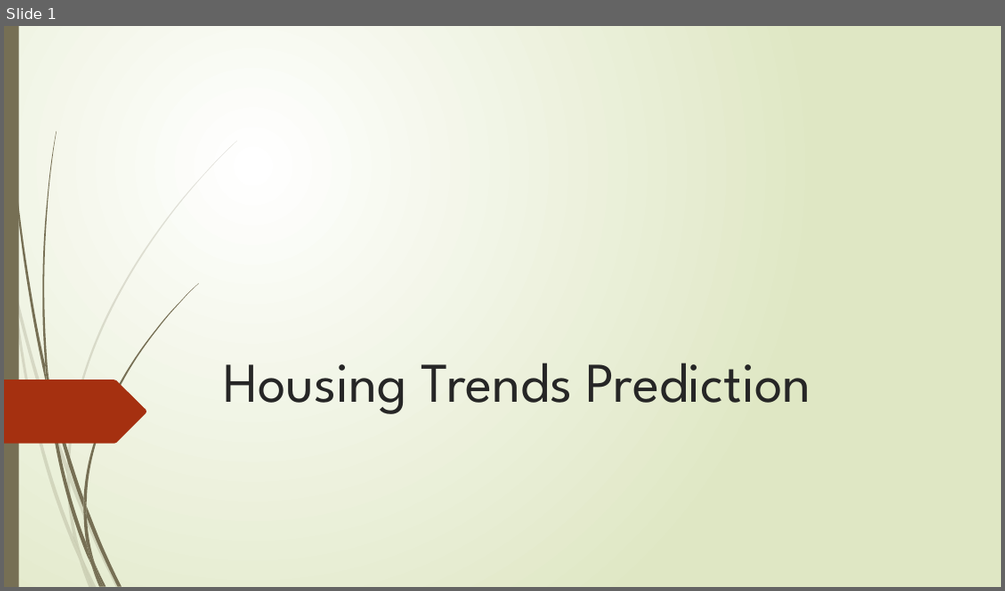
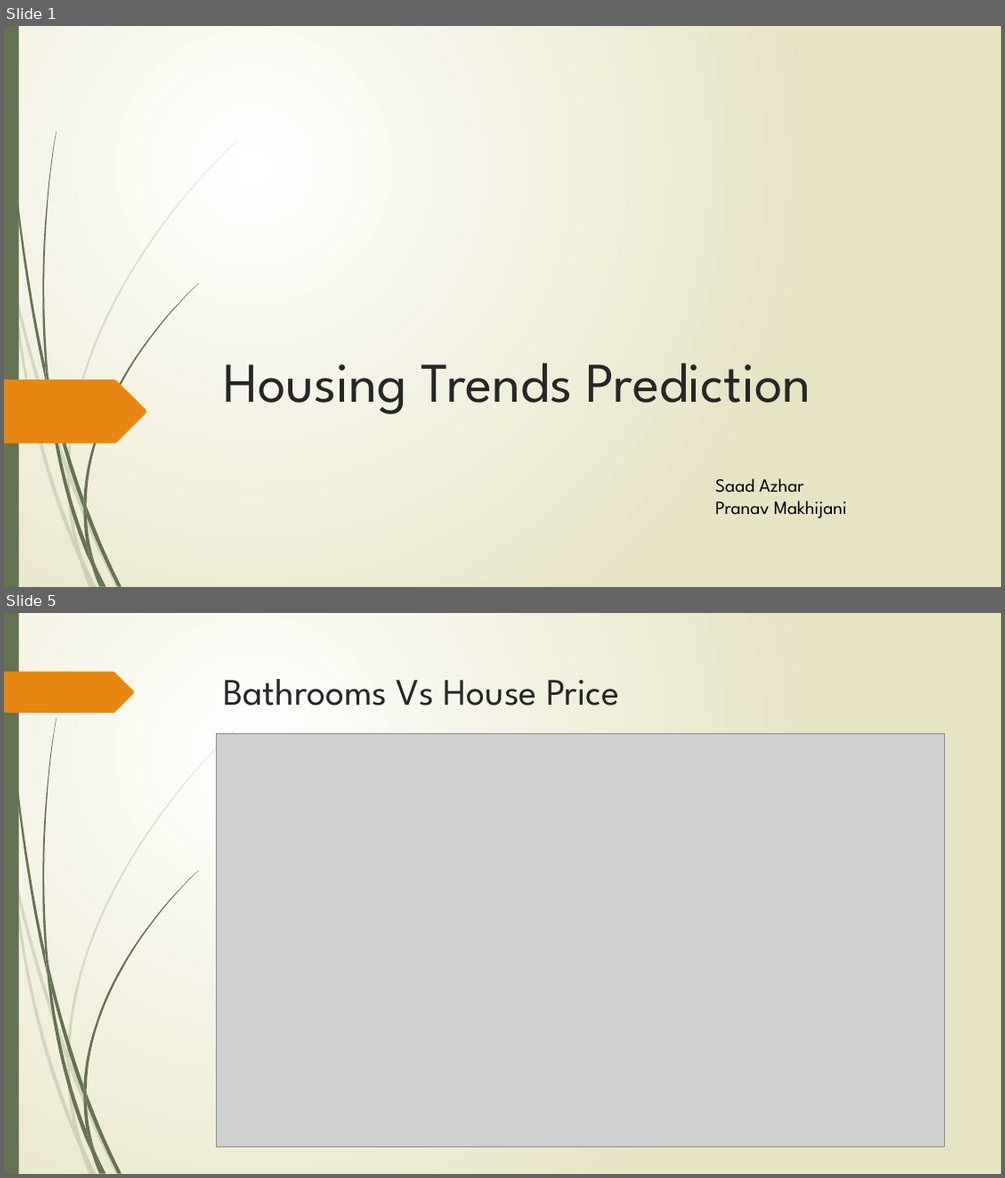
Before and after one commit to saadazhar1/Housing-Trends-Price-Prediction, a slide deck: Housing Trends Prediction.pptx. Shown one above the other, each under a label of ours: slide 1 before the commit, slides 1 and 5 after it; the slides between them are not shown. The pictures are 1005x591 and 1005x1178 pixels, drawn with LibreOffice and Linux fonts; fonts in the diff are those of the drawing; grey boxes stand for pictures. Boxes give left, top, right and bottom in pixels: in the first picture for what was removed or moved away, otherwise in the second. Text is boxed around its words. In the diff, an @@ line names an element or a change of style, - is before the commit and + after.

```diff
--- a/Housing Trends Prediction.pptx
+++ b/Housing Trends Prediction.pptx
@@ slide 5 added at (4, 613, 1001, 1174), background gradient #FFFFFF to #E8E6C4; not listed: 23 template elements that a slide beside it also shows @@
@@ freeform shape added at (4, 672, 134, 713), fill #E78712 @@
@@ title added at (224, 679, 619, 706), 36 pt, text #262626 @@
+Bathrooms Vs House Price
@@ picture added at (217, 733, 946, 1147) @@
@@ slide 1 changed as well @@
@@ background gradient #FFFFFF to #DFE8C4 to gradient #FFFFFF to #E8E6C4 @@
@@ freeform shape at (7, 26, 47, 386): fill #766F54 to #647252; outline redrawn @@
@@ fill #766F54 to #647252 in 12 elements at (48, 379, 83, 508), (86, 506, 121, 586), (47, 383, 91, 566), (96, 564, 106, 587), (45, 362, 52, 403), (83, 283, 198, 506), (91, 566, 101, 587), (83, 508, 95, 564), (83, 498, 86, 516), (86, 543, 104, 586), (4, 26, 19, 587), (42, 131, 57, 379) @@
@@ freeform shape at (4, 379, 146, 443): fill #A53010 to #E78712 @@
@@ text added at (715, 478, 847, 518), 18 pt, text #000000 @@
+Saad Azhar
+Pranav Makhijani
@@ fill #766F54 at 20% opacity to #647252 at 20% opacity in 10 elements at (4, 237, 12, 288), (15, 284, 67, 474), (70, 472, 120, 587), (82, 557, 97, 587), (12, 288, 80, 560), (67, 474, 82, 557), (67, 141, 237, 472), (80, 560, 93, 587), (67, 464, 70, 483), (73, 537, 93, 587) @@
```
Also in this commit, not shown: 20 other slides added, 21 slides removed, 4 other files.
